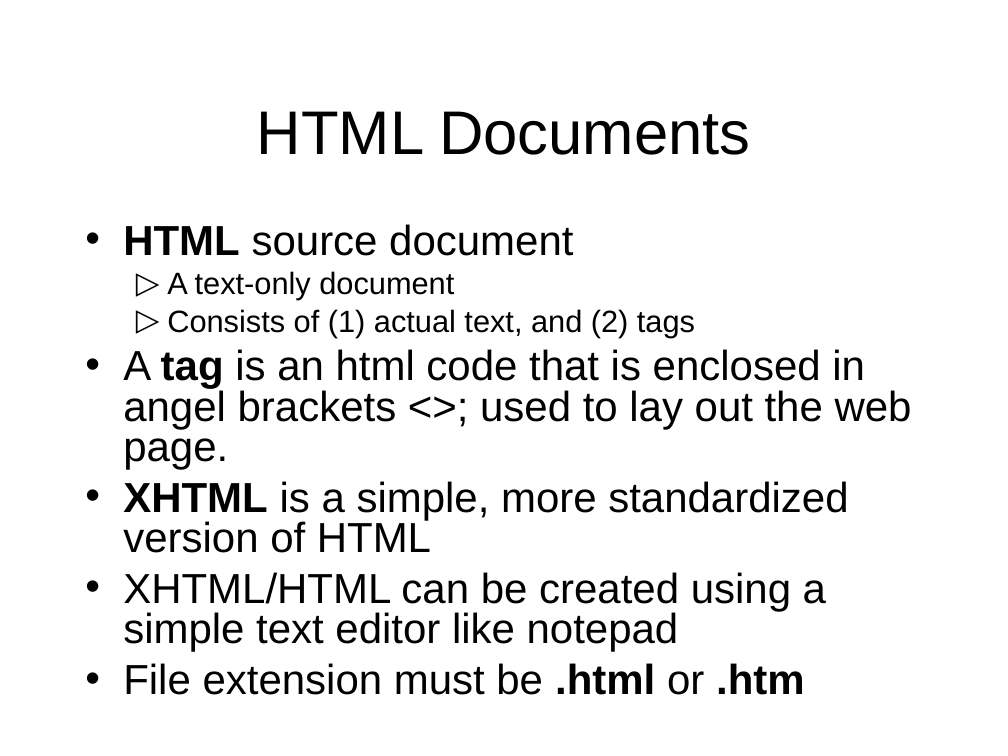
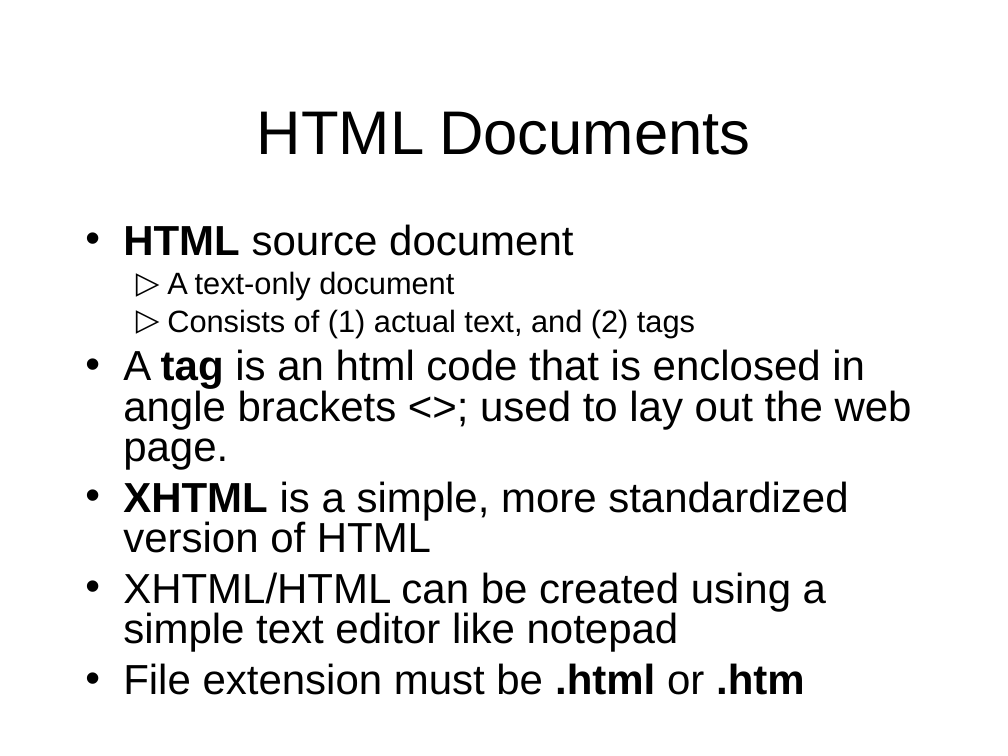
Before and after one commit to octaviordz/zjnu2017.github.io, a slide deck: slide 5 of WAD/lectures/020--HTML.Fundamentals.ppt. Drawn at 1008x756 pixels with LibreOffice and Linux fonts; fonts in the diff are those of the drawing. Boxes give left, top, right and bottom in pixels: in the first picture for what was removed or moved away, otherwise in the second. Text is boxed around its words. In the diff, an @@ line names an element or a change of style, - is before the commit and + after.

```diff
--- a/WAD/lectures/020--HTML.Fundamentals.ppt
+++ b/WAD/lectures/020--HTML.Fundamentals.ppt
@@ text at <box>123,349,912,470</box>: text changed @@
-• A tag is an html code that is enclosed in angel brackets <>; used to lay out the web page.
+• A tag is an html code that is enclosed in angle brackets <>; used to lay out the web page.
```
Also in this commit, not shown: 1 other file.
